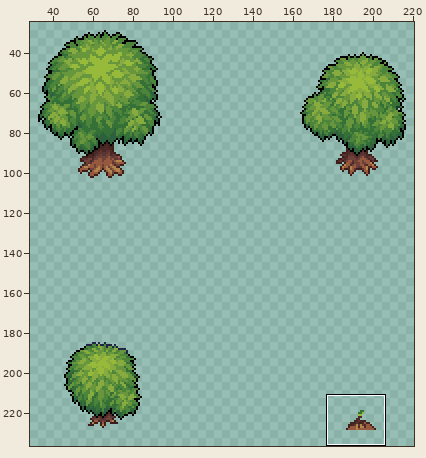
File history of a sprite sheet, World/Trees/Textures/Trees/NormTree.png. Above, an overview of the earlier version with the close-up marked.
Close-up. As it was:
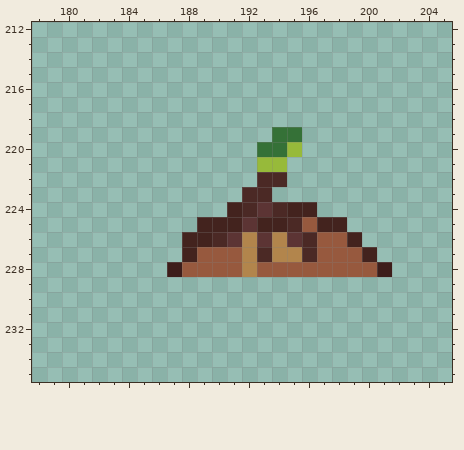
The file is 256x256 pixels. Shown: x 178..205, y 212..235. The wide view leaves out empty margins.
Once edited:
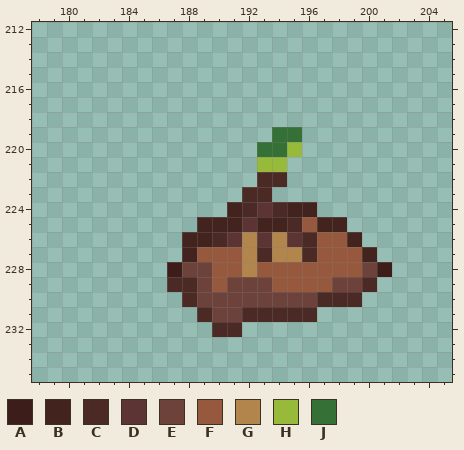
Palette (. is transparent): A #3d1d1a  B #43231e  C #4b2925  D #5c3434  E #6d423a  F #97593e  G #b2854c  H #97ba3a  J #357137
The exact change:
Changed rows in their new state; - is an unchanged pixel.
first column x 187:
228 -EE----------E
229 CCEFEEEFFFFEEC
230 -CEEEEEEEECCC-
231 --CEECCCCC----
232 ---CC---------
Pixel boxes of the changes (left, top, right, bottom) in both close-ups:
changed: (167, 262, 377, 337)
